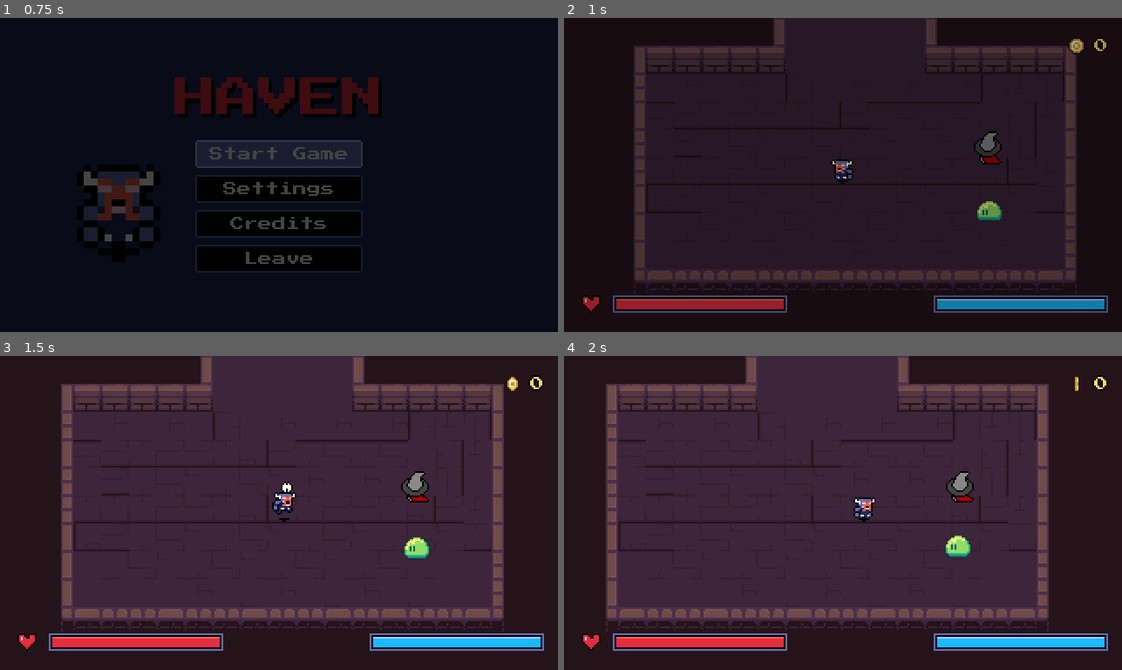
Above: before the commit, frames 1-4 (two rows, left to right).
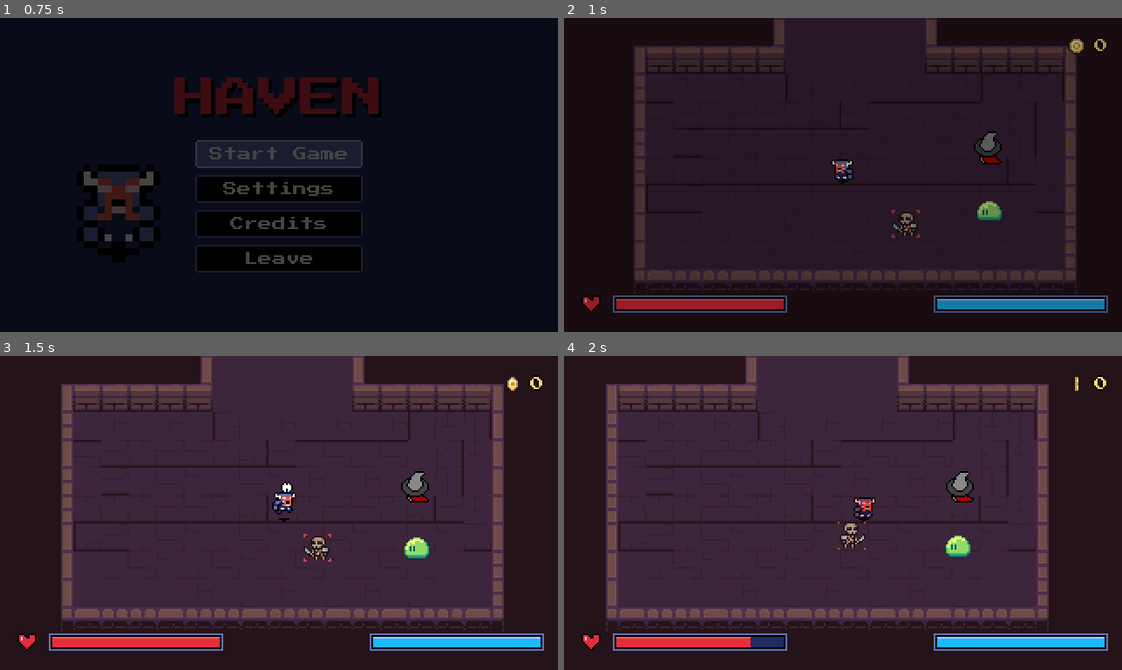
Above: after the commit, the same moments.

Repository: DaEpickid540/haven-2026
Game: Godot game, scene res://Scenes/main.tscn
Same seed, same stepped clock (60 frames per second), same inputs: the game is played once before the commit and once after it.
Inputs (mouse positions are in pixels of both pictures, inside the frame that each line leads up to):
- Up to frame 1 (0.75 s): click "Start Game" at 0.5 s
- Up to frame 2 (1 s): no input
- Up to frame 3 (1.5 s): move the mouse to (401, 497) at 1.27 s; hold Right (right) from 1.28 s (still down); tap J (attack) at 1.35 s; click (401, 497) at 1.42 s
- Up to frame 4 (2 s): keep holding Right (right)

Frame 1 is identical in both runs. In frame 2, 0.1% of the frame differs, in the area x 58-64%, y 61-70%; in frame 3, 0.2%; in frame 4, 0.6%, in the area x 33-56%, y 45-93%.

Commit message:
Skeleton

Diff:
--- a/Scenes/dunegon_hub.tscn
+++ b/Scenes/dunegon_hub.tscn
@@ -7,6 +7,7 @@
 [ext_resource type="PackedScene" uid="uid://q5pxe0da1c0p" path="res://Scenes/shopkeeper.tscn" id="5_37qhs"]
 [ext_resource type="PackedScene" uid="uid://cqundqlt10qo0" path="res://Scenes/shop.tscn" id="5_shop"]
 [ext_resource type="PackedScene" uid="uid://db0fpjasttonn" path="res://enemy.tscn" id="4_37qhs"]
+[ext_resource type="PackedScene" path="res://Scenes/skeleton.tscn" id="6_skel"]
 
 [sub_resource type="TileSetAtlasSource" id="TileSetAtlasSource_mry4j"]
 texture = ExtResource("1_4hdsq")
@@ -160,6 +161,9 @@
 [node name="Slime" parent="." unique_id=1620705969 instance=ExtResource("4_37qhs")]
 position = Vector2(245, 108)
 
+[node name="Skeleton" parent="." instance=ExtResource("6_skel")]
+position = Vector2(200, 120)
+
 [connection signal="begin_descent" from="." to="LeaveHubModal" method="open"]
 [connection signal="entered" from="LeaveHubModal" to="." method="_on_leave_hub_modal_entered"]
 [connection signal="stayed" from="LeaveHubModal" to="." method="_on_leave_hub_modal_stayed"]
--- /dev/null
+++ b/Scenes/skeleton.tscn
@@ -0,0 +1,137 @@
+[gd_scene format=3]
+
+[ext_resource type="Script" uid="uid://cif6ykvhi1ur6" path="res://Scripts/enemy.gd" id="1_enemy"]
+[ext_resource type="Texture2D" uid="uid://diy6ltfipkudd" path="res://Assets/2D Pixel Dungeon Asset Pack/Character_animation/monsters_idle/skeleton2/v1/skeleton2_v1_1.png" id="2_f1"]
+[ext_resource type="Texture2D" uid="uid://cv8kevqio1nb0" path="res://Assets/2D Pixel Dungeon Asset Pack/Character_animation/monsters_idle/skeleton2/v1/skeleton2_v1_2.png" id="3_f2"]
+[ext_resource type="Texture2D" uid="uid://ccq53ei3p7i4x" path="res://Assets/2D Pixel Dungeon Asset Pack/Character_animation/monsters_idle/skeleton2/v1/skeleton2_v1_3.png" id="4_f3"]
+[ext_resource type="Texture2D" uid="uid://dbl2ivpgggw7w" path="res://Assets/2D Pixel Dungeon Asset Pack/Character_animation/monsters_idle/skeleton2/v1/skeleton2_v1_4.png" id="5_f4"]
+
+[sub_resource type="Animation" id="Animation_reset"]
+length = 0.001
+tracks/0/type = "value"
+tracks/0/imported = false
+tracks/0/enabled = true
+tracks/0/path = NodePath(".:texture")
+tracks/0/interp = 1
+tracks/0/loop_wrap = true
+tracks/0/keys = {
+"times": PackedFloat32Array(0),
+"transitions": PackedFloat32Array(1),
+"update": 1,
+"values": [ExtResource("2_f1")]
+}
+tracks/1/type = "value"
+tracks/1/imported = false
+tracks/1/enabled = true
+tracks/1/path = NodePath(".:modulate")
+tracks/1/interp = 1
+tracks/1/loop_wrap = true
+tracks/1/keys = {
+"times": PackedFloat32Array(0),
+"transitions": PackedFloat32Array(1),
+"update": 0,
+"values": [Color(1, 1, 1, 1)]
+}
+
+[sub_resource type="Animation" id="Animation_idle"]
+resource_name = "idle"
+length = 0.6
+loop_mode = 1
+step = 0.15
+tracks/0/type = "value"
+tracks/0/imported = false
+tracks/0/enabled = true
+tracks/0/path = NodePath(".:texture")
+tracks/0/interp = 1
+tracks/0/loop_wrap = true
+tracks/0/keys = {
+"times": PackedFloat32Array(0, 0.15, 0.3, 0.45),
+"transitions": PackedFloat32Array(1, 1, 1, 1),
+"update": 1,
+"values": [ExtResource("2_f1"), ExtResource("3_f2"), ExtResource("4_f3"), ExtResource("5_f4")]
+}
+
+[sub_resource type="Animation" id="Animation_death"]
+resource_name = "death"
+length = 0.6
+tracks/0/type = "value"
+tracks/0/imported = false
+tracks/0/enabled = true
+tracks/0/path = NodePath(".:modulate")
+tracks/0/interp = 1
+tracks/0/loop_wrap = true
+tracks/0/keys = {
+"times": PackedFloat32Array(0, 0.6),
+"transitions": PackedFloat32Array(1, 1),
+"update": 0,
+"values": [Color(1, 0.35, 0.35, 1), Color(1, 0.35, 0.35, 0)]
+}
+
+[sub_resource type="AnimationLibrary" id="AnimationLibrary_skel"]
+_data = {
+&"RESET": SubResource("Animation_reset"),
+&"death": SubResource("Animation_death"),
+&"idle": SubResource("Animation_idle")
+}
+
+[sub_resource type="CircleShape2D" id="CircleShape2D_body"]
+radius = 5.0
+
+[sub_resource type="AnimationNodeAnimation" id="AnimationNodeAnimation_idle"]
+animation = &"idle"
+
+[sub_resource type="AnimationNodeStateMachineTransition" id="AnimationNodeStateMachineTransition_start"]
+advance_mode = 2
+
+[sub_resource type="AnimationNodeStateMachine" id="AnimationNodeStateMachine_skel"]
+states/idle/node = SubResource("AnimationNodeAnimation_idle")
+states/idle/position = Vector2(400, 100)
+transitions = ["Start", "idle", SubResource("AnimationNodeStateMachineTransition_start")]
+
+[sub_resource type="AnimationNodeBlendTree" id="AnimationNodeBlendTree_skel"]
+nodes/StateMachine/node = SubResource("AnimationNodeStateMachine_skel")
+nodes/StateMachine/position = Vector2(-60, 130)
+node_connections = [&"output", 0, &"StateMachine"]
+
+[sub_resource type="CircleShape2D" id="CircleShape2D_damage"]
+radius = 10.0
+
+[node name="Skeleton" type="CharacterBody2D"]
+collision_layer = 4
+collision_mask = 7
+motion_mode = 1
+script = ExtResource("1_enemy")
+speed = 25.0
+faces_right = true
+detected_range = 80.0
+max_health = 4
+contact_damage = 1
+attack_interval = 1.2
+
+[node name="Sprite2D" type="Sprite2D" parent="."]
+texture = ExtResource("2_f1")
+
+[node name="AnimationPlayer" type="AnimationPlayer" parent="."]
+root_node = NodePath("../Sprite2D")
+libraries/ = SubResource("AnimationLibrary_skel")
+
+[node name="CollisionShape2D" type="CollisionShape2D" parent="."]
+position = Vector2(0, 3)
+shape = SubResource("CircleShape2D_body")
+
+[node name="AnimationTree" type="AnimationTree" parent="."]
+root_node = NodePath("../Sprite2D")
+tree_root = SubResource("AnimationNodeBlendTree_skel")
+advance_expression_base_node = NodePath("..")
+anim_player = NodePath("../AnimationPlayer")
+
+[node name="RayCast2D" type="RayCast2D" parent="."]
+target_position = Vector2(-17, 0)
+
+[node name="DamageArea" type="Area2D" parent="."]
+collision_layer = 4
+collision_mask = 2
+
+[node name="CollisionShape2D" type="CollisionShape2D" parent="DamageArea"]
+position = Vector2(0, 3)
+shape = SubResource("CircleShape2D_damage")
--- a/Scripts/enemy.gd
+++ b/Scripts/enemy.gd
@@ -1,7 +1,7 @@
 extends CharacterBody2D
 
-const SPEED = 30.0
-
+@export var speed := 30.0
+@export var faces_right := false
 @export var detected_range = 64.0
 @export var stop_distance := 16.0
 @export var max_health := 3
@@ -33,11 +33,11 @@
 	if can_see_player():
 		var to_player := ray_cast_2d.global_transform.basis_xform(ray_cast_2d.target_position)
 		if to_player.length() > stop_distance:
-			velocity = to_player.normalized() * SPEED
+			velocity = to_player.normalized() * speed
 		else:
 			_try_attack_player(get_player())
 		if to_player.x != 0.0:
-			sprite_2d.scale.x = -sign(to_player.x)
+			sprite_2d.scale.x = sign(to_player.x) * (1 if faces_right else -1)
 	move_and_slide()
 	damage_overlapping_player()
 
